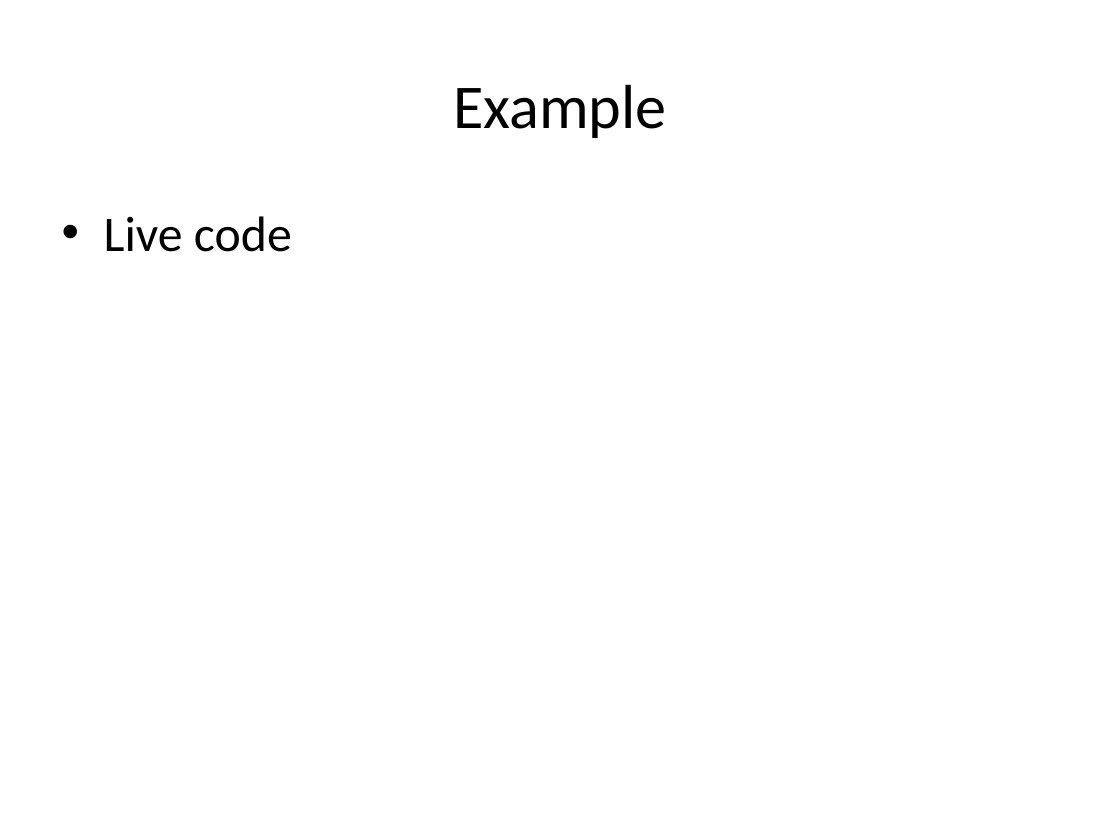
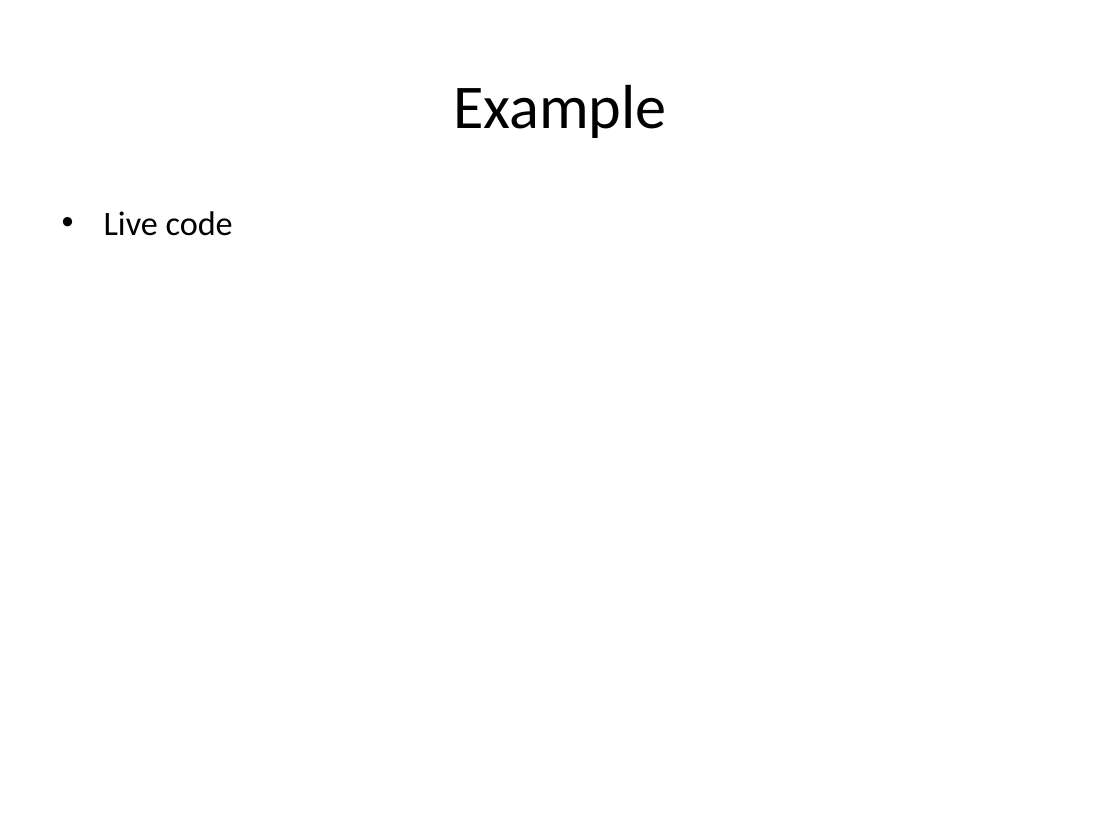
Before and after one commit to hogeschool/Development--Web, a slide deck: slide 46 of Lesson3/lesson3.pptx (slide 41 before the commit). Drawn at 1120x840 pixels with LibreOffice and Linux fonts; fonts in the diff are those of the drawing. Boxes give left, top, right and bottom in pixels: in the first picture for what was removed or moved away, otherwise in the second. Text is boxed around its words. In the diff, an @@ line names an element or a change of style, - is before the commit and + after.

```diff
--- a/Lesson3/lesson3.pptx
+++ b/Lesson3/lesson3.pptx
@@ text "Live code" at [104,211,233,236]: size 32 to 22 pt @@
```
Also in this commit, not shown: 5 other slides changed, 5 slides added, 1 other file.
